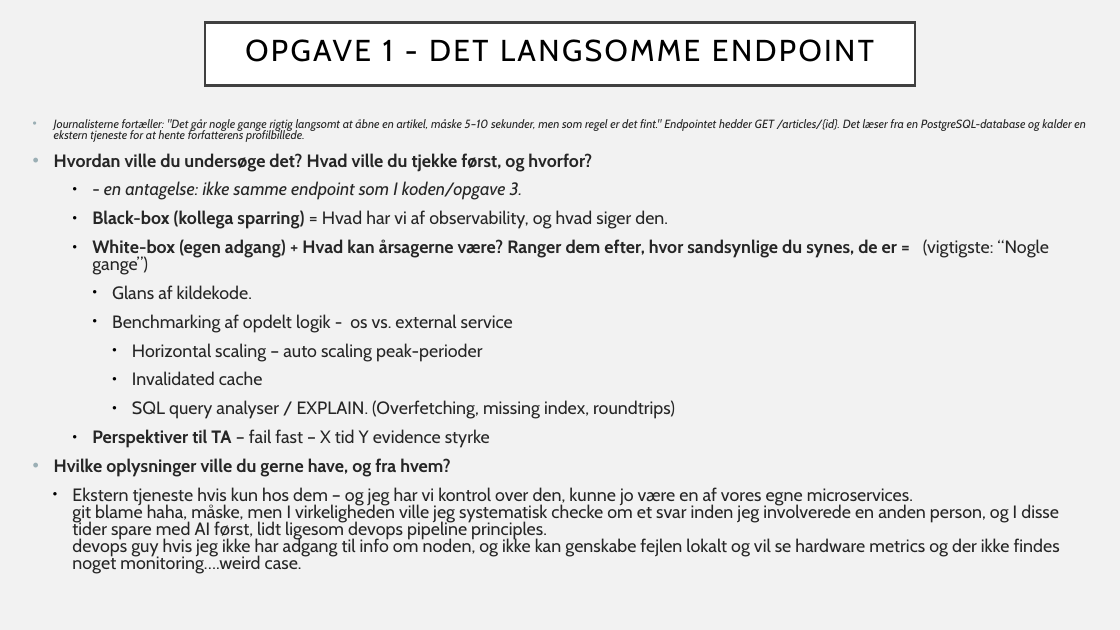
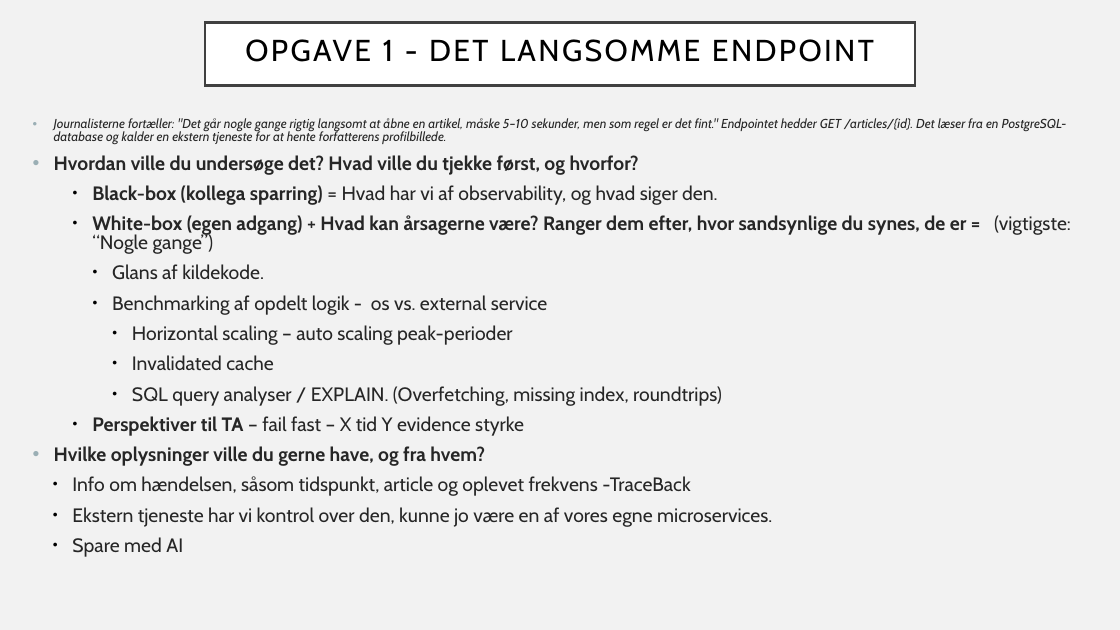
Before and after one commit to Grumlebob/JobInterviewRitzau, a slide deck: slide 2 of Ritzau.odp. Drawn at 1120x630 pixels with LibreOffice and Linux fonts; fonts in the diff are those of the drawing. Boxes give left, top, right and bottom in pixels: in the first picture for what was removed or moved away, otherwise in the second. Text is boxed around its words. In the diff, an @@ line names an element or a change of style, - is before the commit and + after.

Commit message:
Brødtekst lavet om til bullets på opgave 1-5

```diff
--- a/Ritzau.odp
+++ b/Ritzau.odp
@@ text at [54, 118, 1071, 466]: size 10.2 to 11.1 pt in "Journalisterne fortæller: "Det går nogle gange rigtig ..."; size 15.3 to 16.6 pt in "Hvordan ville du undersøge det? Hvad ville ...", "Black-box (kollega sparring) = Hvad har vi ...", "White-box (egen adgang) + Hvad kan årsagerne ...", "Glans af kildekode." and 6 more places @@
@@ text at [104, 181, 523, 200]: paragraph removed @@
-    ● - en antagelse: ikke samme endpoint som I koden/opgave 3.
@@ text at [72, 476, 772, 557]: text changed; size 15.3 to 16.6 pt @@
-  ● Ekstern tjeneste hvis kun hos dem – og jeg har vi kontrol over den, kunne jo være en af vores egne microservices.
-    git blame haha, måske, men I virkeligheden ville jeg systematisk checke om et svar inden jeg involverede en anden person, og I disse tider spare med AI først, lidt ligesom devops pipeline principles.
-    devops guy hvis jeg ikke har adgang til info om noden, og ikke kan genskabe fejlen lokalt og vil se hardware metrics og der ikke findes noget monitoring….weird case.
+  ● Info om hændelsen, såsom tidspunkt, article og oplevet frekvens -TraceBack
+  ● Ekstern tjeneste har vi kontrol over den, kunne jo være en af vores egne microservices.
+  ● Spare med AI
```
Also in this commit, not shown: 12 other slides changed, 1 slide added, 2 slides removed, 1 other file.
